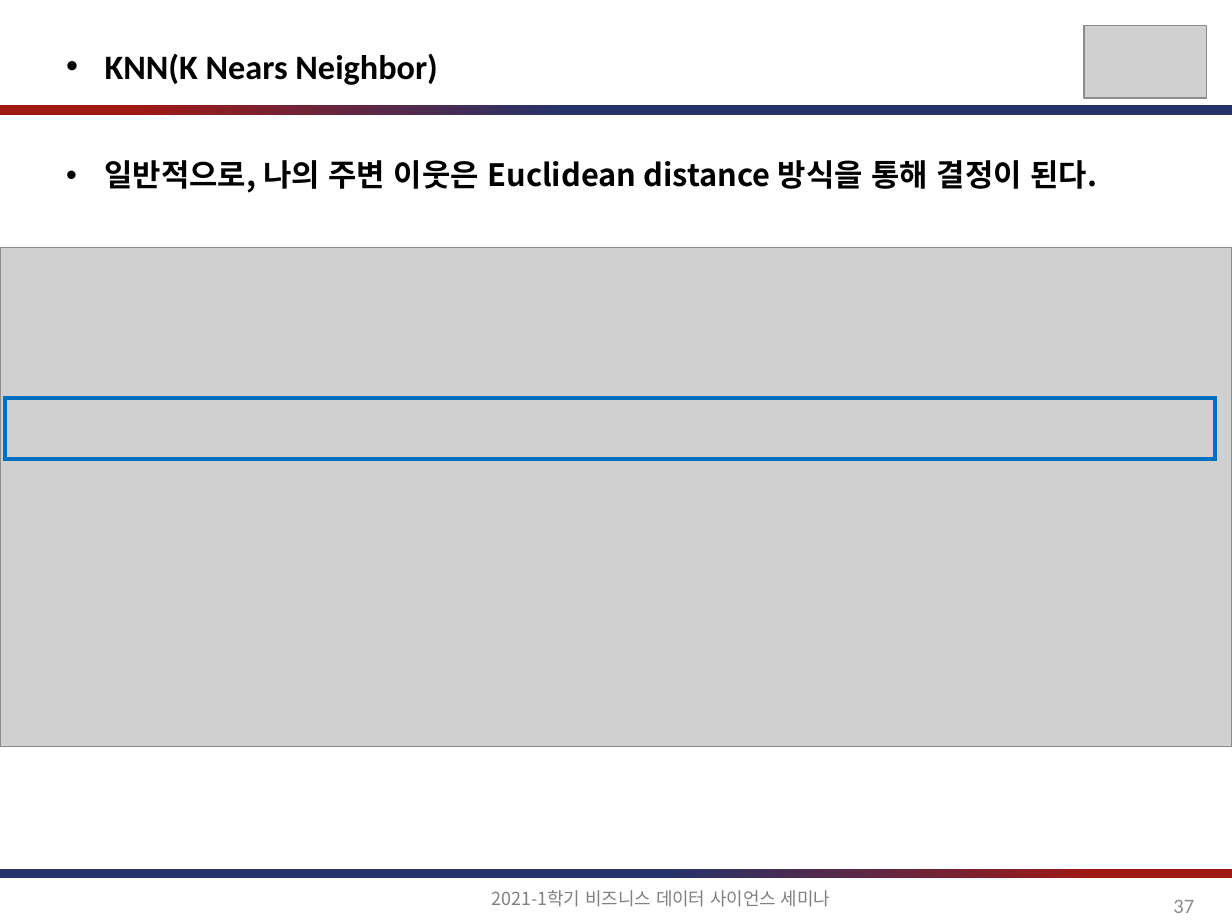
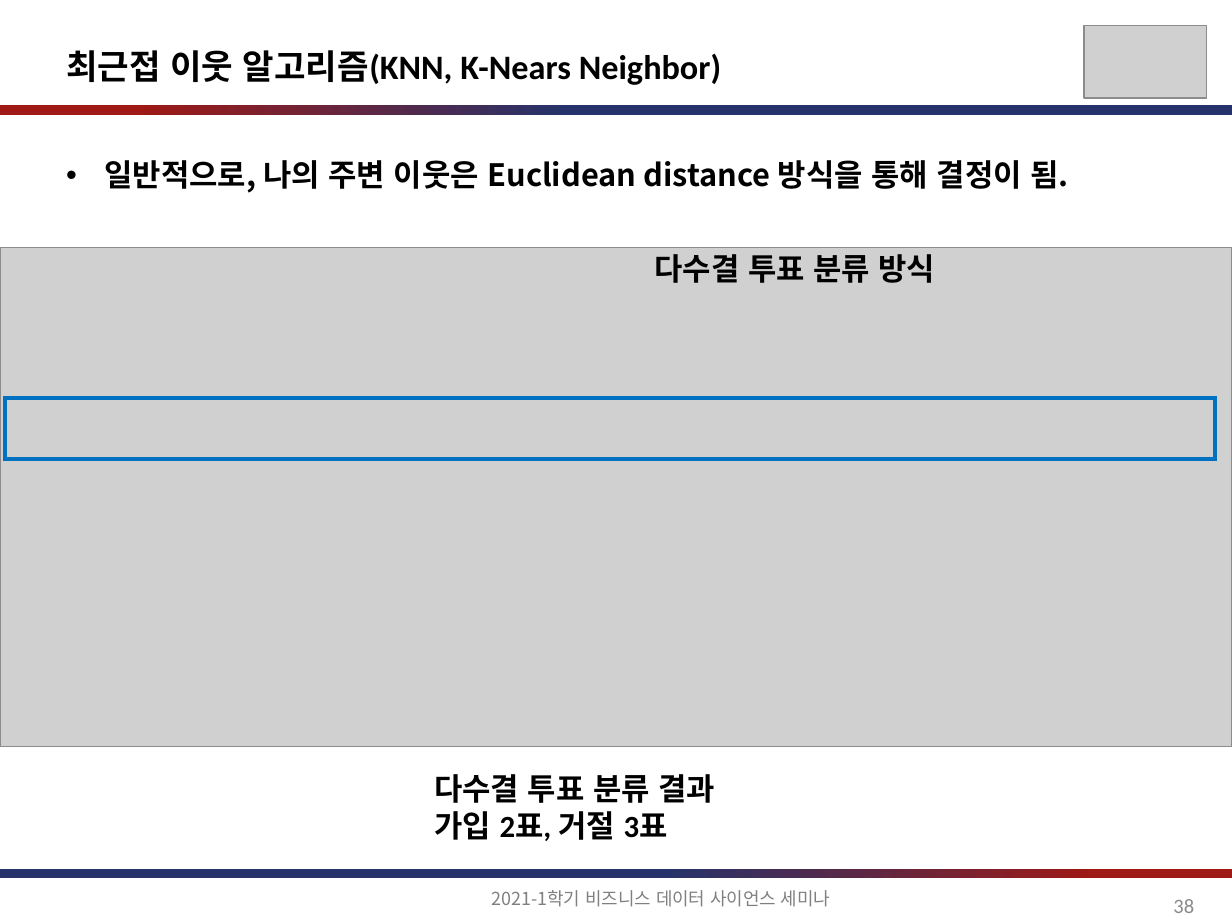
Before and after one commit to jihoahn9303/Seminar_For_Business_DS, a slide deck: slide 38 of document/비즈니스를_위한_데이터과학_6장.pptx (slide 37 before the commit). Drawn at 1232x924 pixels with LibreOffice and Linux fonts; fonts in the diff are those of the drawing; grey boxes stand for pictures. Boxes give left, top, right and bottom in pixels: in the first picture for what was removed or moved away, otherwise in the second. Text is boxed around its words. In the diff, an @@ line names an element or a change of style, - is before the commit and + after.

```diff
--- a/document/비즈니스를_위한_데이터과학_6장.pptx
+++ b/document/비즈니스를_위한_데이터과학_6장.pptx
@@ text at (x1=66, y1=50, x2=721, y2=85): text changed @@
-• KNN(K Nears Neighbor)
+최근접 이웃 알고리즘(KNN, K-Nears Neighbor)
@@ text at (x1=105, y1=160, x2=1068, y2=193): text changed @@
-• 일반적으로, 나의 주변 이웃은 Euclidean distance 방식을 통해 결정이 된다.
+• 일반적으로, 나의 주변 이웃은 Euclidean distance 방식을 통해 결정이 됨.
@@ text added at (x1=654, y1=254, x2=936, y2=283), 18 pt, text #000000, bold @@
+다수결 투표 분류 방식
@@ text added at (x1=434, y1=774, x2=715, y2=841), 18 pt, text #000000, bold @@
+다수결 투표 분류 결과
+가입 2표, 거절 3표
@@ page number at (x1=1173, y1=899, x2=1194, y2=913): text changed @@
-37
+38
```
Also in this commit, not shown: 36 other slides changed, 4 slides added, 1 slide removed.
